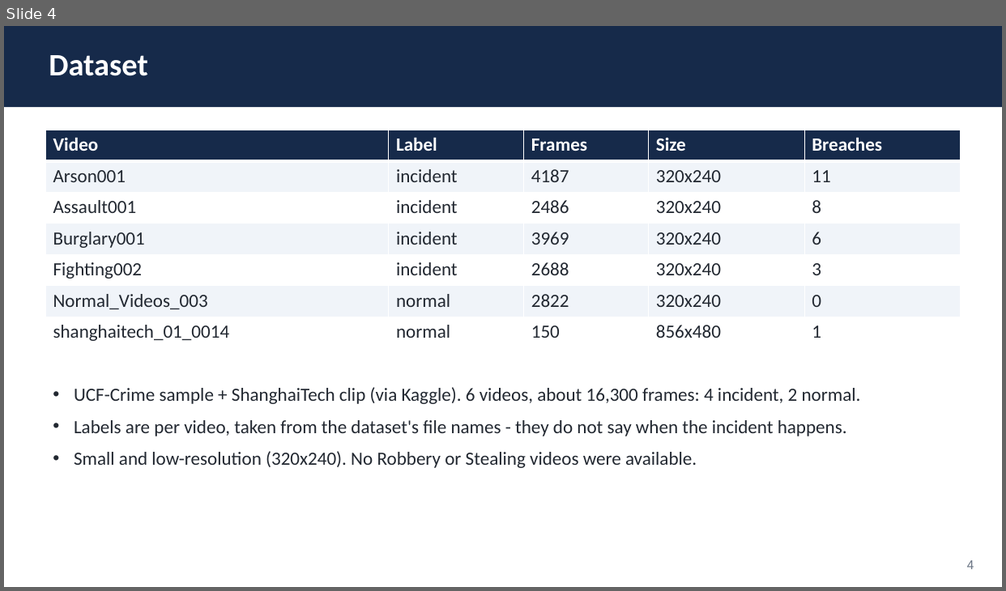
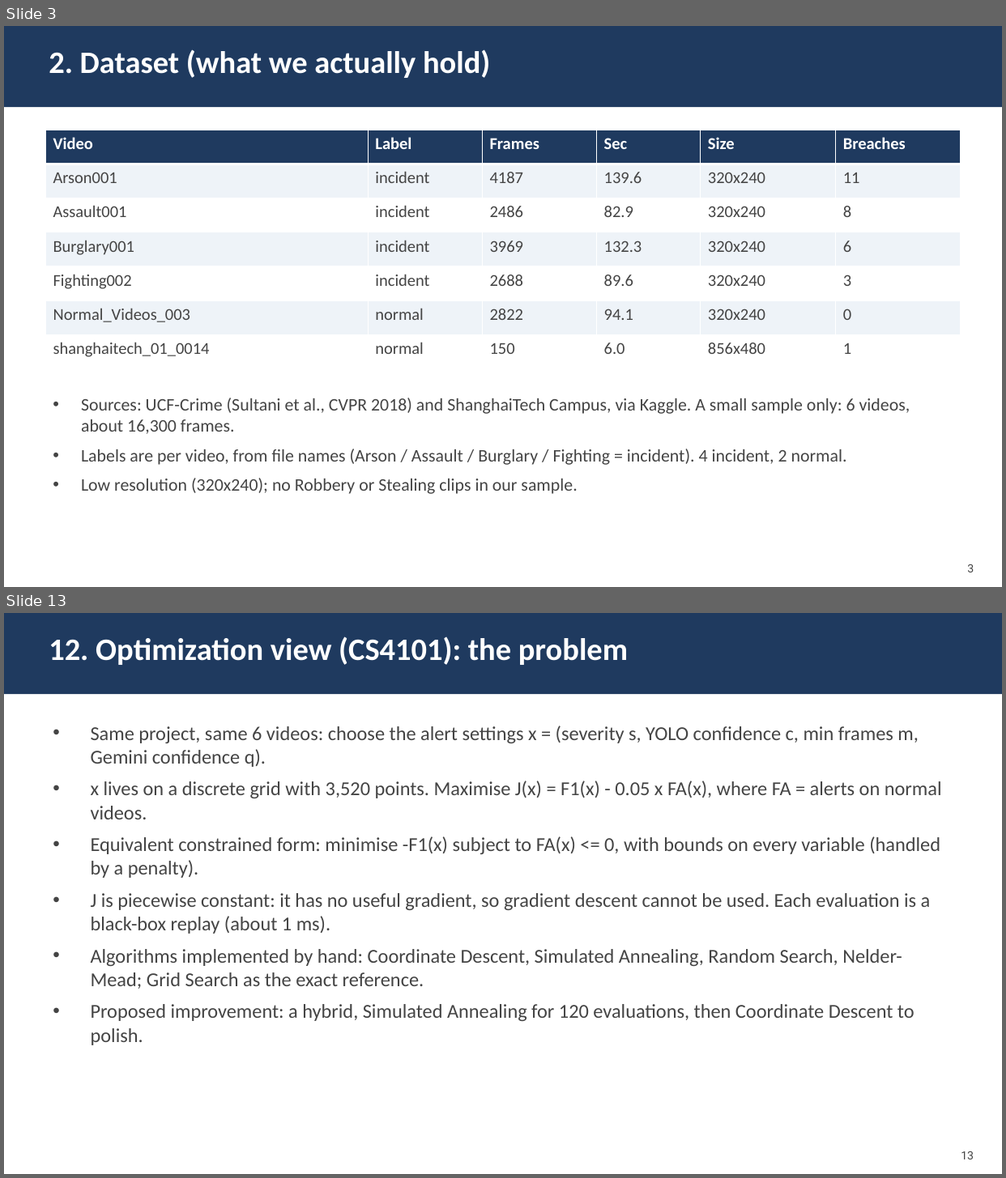
Before and after one commit to Tanya-74/SmartCCTV_Project, a slide deck: report/Final_Presentation.pptx. Shown one above the other, each under a label of ours: slide 4 before the commit, slides 3 and 13 after it; the slides between them are not shown. The pictures are 1006x591 and 1006x1178 pixels, drawn with LibreOffice and Linux fonts; fonts in the diff are those of the drawing. Boxes give left, top, right and bottom in pixels: in the first picture for what was removed or moved away, otherwise in the second. Text is boxed around its words. In the diff, an @@ line names an element or a change of style, - is before the commit and + after.

Commit message:
Add input/output screenshots, pipeline diagram and optimization slides to ML deck and report; fill in student details

```diff
--- a/report/Final_Presentation.pptx
+++ b/report/Final_Presentation.pptx
@@ slide 13 added at [4,613,1002,1174], background #FFFFFF @@
@@ rectangle added at [4,613,1002,694], fill #1F3A5F @@
@@ text added at [49,636,628,665], 30 pt, text #FFFFFF, bold @@
+12. Optimization view (CS4101): the problem
@@ text added at [91,726,942,1046], 19 pt, text #444444 @@
+• Same project, same 6 videos: choose the alert settings x = (severity s, YOLO confidence c, min frames m, Gemini confidence q).
+• x lives on a discrete grid with 3,520 points. Maximise J(x) = F1(x) - 0.05 x FA(x), where FA = alerts on normal videos.
+• Equivalent constrained form: minimise -F1(x) subject to FA(x) <= 0, with bounds on every variable (handled by a penalty).
+• J is piecewise constant: it has no useful gradient, so gradient descent cannot be used. Each evaluation is a black-box replay (about 1 ms).
+• Algorithms implemented by hand: Coordinate Descent, Simulated Annealing, Random Search, Nelder-Mead; Grid Search as the exact reference.
+• Proposed improvement: a hybrid, Simulated Annealing for 120 evaluations, then Coordinate Descent to polish.
@@ text added at [961,1152,974,1160], 11 pt, text #444444 @@
+13
@@ what was slide 4 is now slide 3 @@
@@ slide 3 changed as well @@
@@ rectangle at [4,26,1002,107]: fill #162A4A to #1F3A5F @@
@@ text at [49,49,490,78]: text changed @@
-Dataset
+2. Dataset (what we actually hold)
@@ table at [46,130,962,369] @@
+column 4: Sec | 139.6 | 82.9 | 132.3 | 89.6 | 94.1 | 6.0
@@ text at [81,398,910,494]: text changed; size 18 to 17 pt; text colour #222831 to #444444 @@
-• UCF-Crime sample + ShanghaiTech clip (via Kaggle). 6 videos, about 16,300 frames: 4 incident, 2 normal.
-• Labels are per video, taken from the dataset's file names - they do not say when the incident happens.
-• Small and low-resolution (320x240). No Robbery or Stealing videos were available.
+• Sources: UCF-Crime (Sultani et al., CVPR 2018) and ShanghaiTech Campus, via Kaggle. A small sample only: 6 videos, about 16,300 frames.
+• Labels are per video, from file names (Arson / Assault / Burglary / Fighting = incident). 4 incident, 2 normal.
+• Low resolution (320x240); no Robbery or Stealing clips in our sample.
@@ text removed at [967,561,974,570] @@
-4
@@ text added at [967,565,974,573], 11 pt, text #444444 @@
+3
```
Also in this commit, not shown: 7 other slides changed, 6 other slides added, 5 slides removed, 16 other files.
